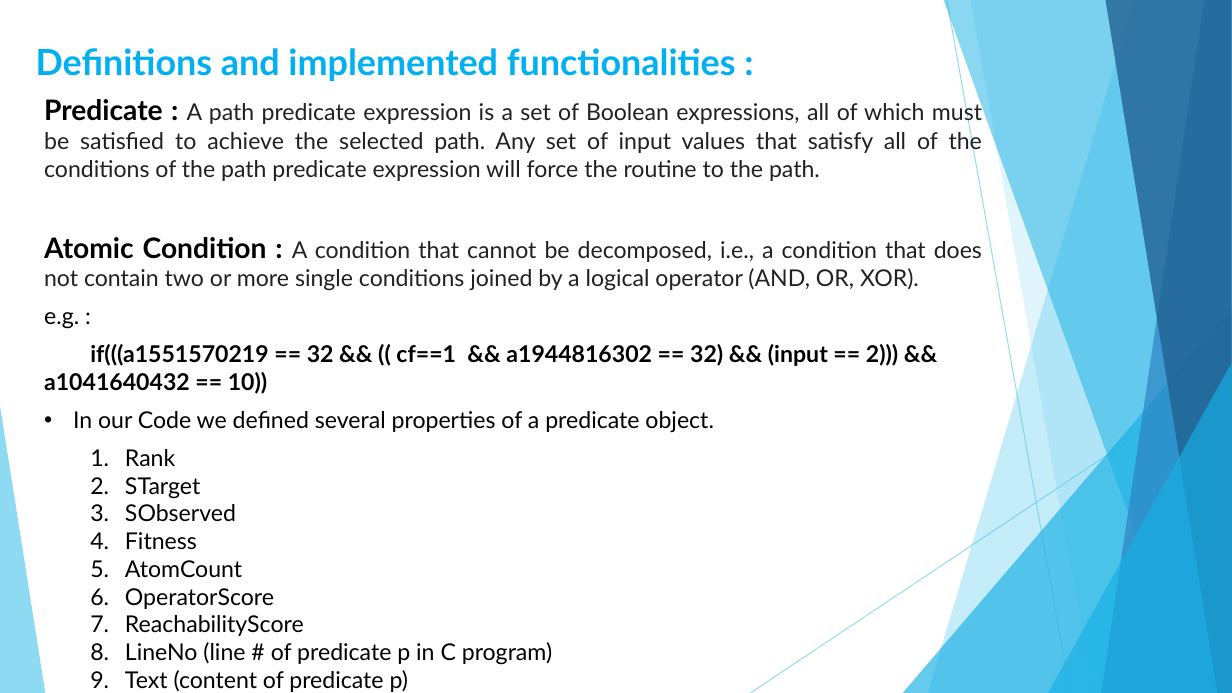
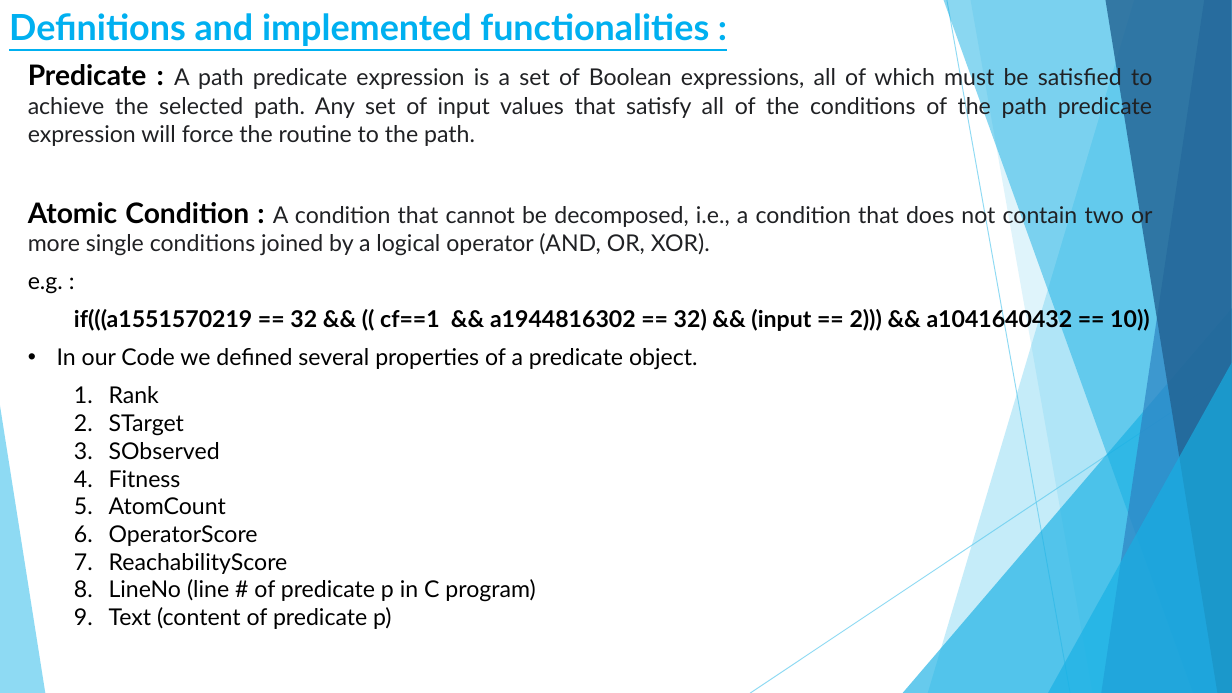
Before and after one commit to Neeraj921721/FYP, a slide deck: slide 17 of Docs/FYP PRESENTATION.pptx (slide 18 before the commit). Drawn at 1232x693 pixels with LibreOffice and Linux fonts; fonts in the diff are those of the drawing. Boxes give left, top, right and bottom in pixels: in the first picture for what was removed or moved away, otherwise in the second. Text is boxed around its words. In the diff, an @@ line names an element or a change of style, - is before the commit and + after.

```diff
--- a/Docs/FYP PRESENTATION.pptx
+++ b/Docs/FYP PRESENTATION.pptx
@@ text "Definitions and implemented functionalities :": place and size @@
-text "Definitions and implemented functionalities :" at (36,48,736,81)
+text "Definitions and implemented functionalities :" at (9,13,709,46)
@@ text "Definitions and implemented functionalities :" at (9,13,709,46): underline on @@
@@ text "Predicate : A path predicate ..." rewrapped from (44,99,982,692) to (28,64,1153,629) @@
```
Also in this commit, not shown: 17 other slides changed, 2 slides added, 1 slide removed, 2 other files.
